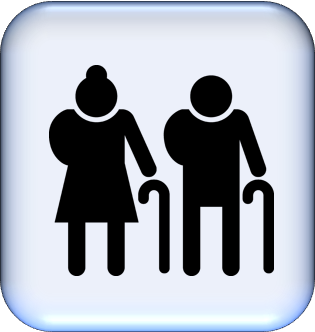
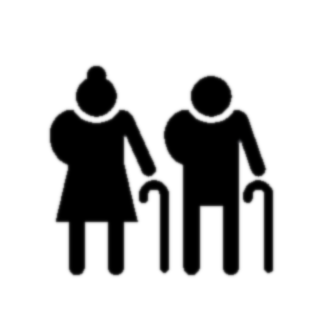
Two versions of the same layered image (315px x 332px). Layer-by-layer changes:
hid "Older Persons 1" over [0, 1, 315, 332]
hid "Older Persons 2" over [0, 1, 315, 332]
added layer "Older Persons 3" over [46, 62, 277, 279]
